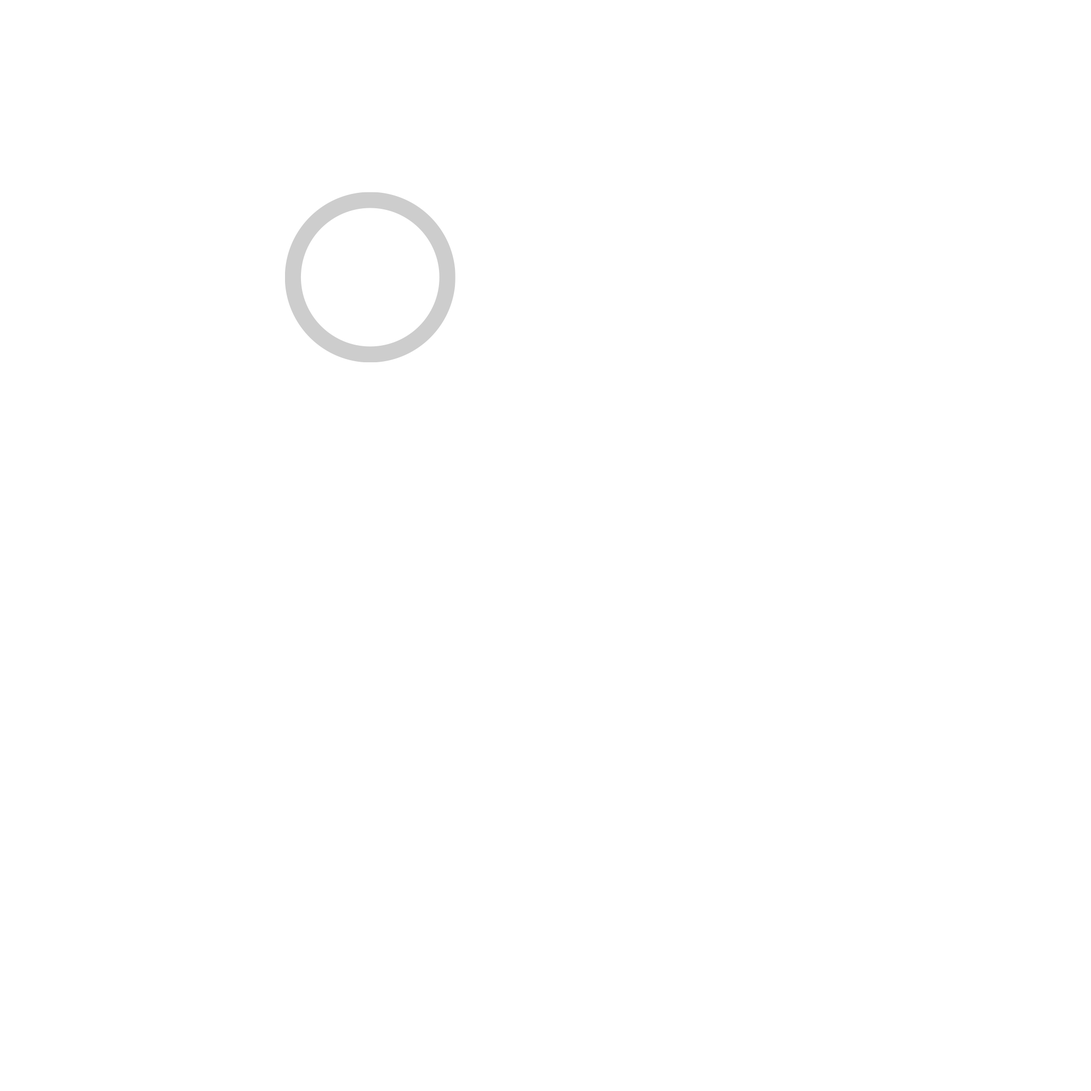
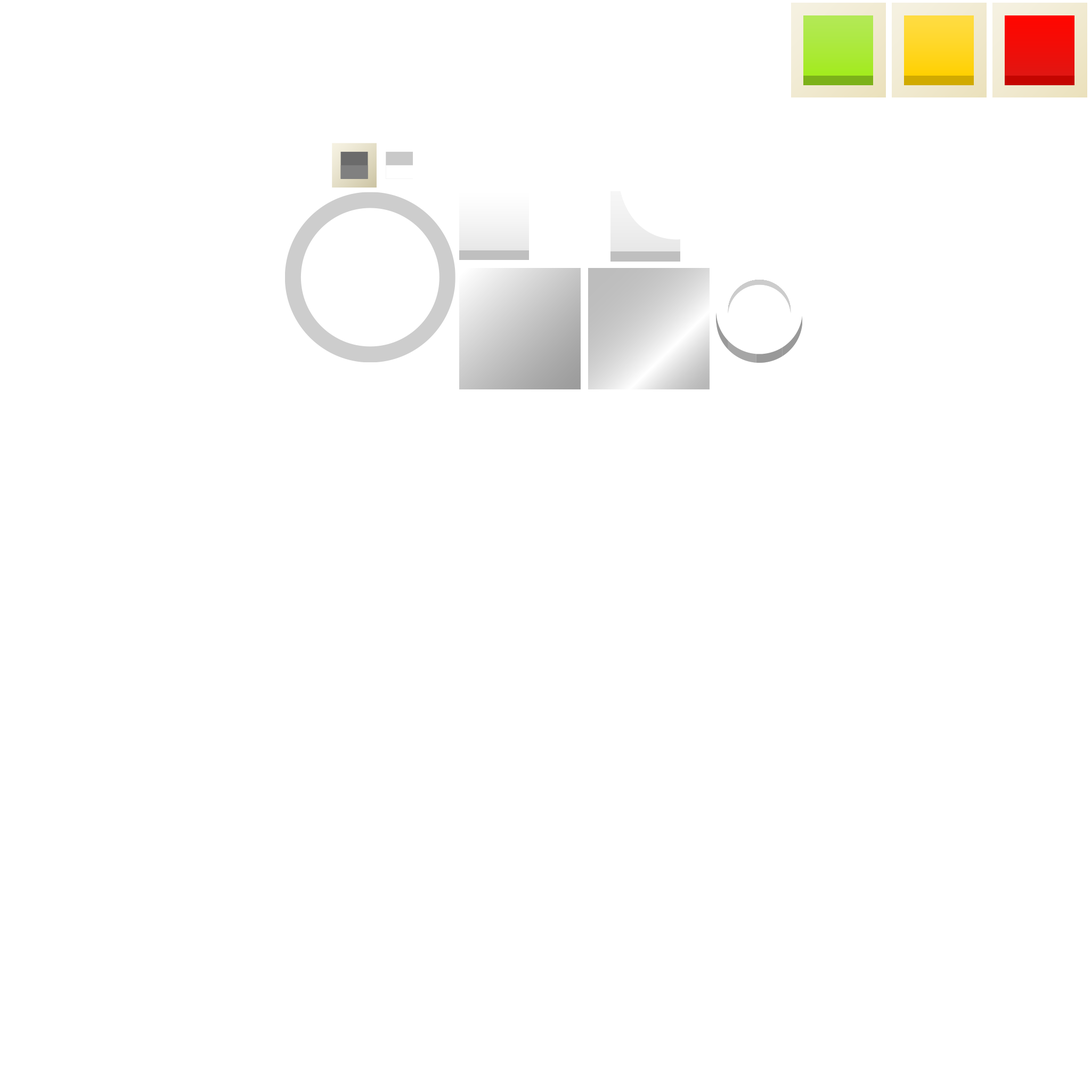
Two versions of the same layered image (1091px x 1091px). Layer-by-layer changes:
added layer "Layer 26" above "Layer 24" over [716, 279, 803, 363]
added layer "Layer 24" above "Векторный смарт-объект" over [610, 191, 681, 262]
added layer "Layer 21" above "Layer 20" over [610, 191, 681, 262]
added layer "Layer 20" above "Layer 19" over [332, 142, 414, 189]
added layer "Layer 13" above "Layer 12" over [588, 268, 710, 390]
added layer "Layer 12" above "Layer 11" over [459, 268, 581, 390]
added layer "Layer 11" above "Layer 10" over [791, 2, 887, 98]
added layer "Layer 10" above "Layer 9" over [892, 2, 988, 98]
added layer "Layer 9" above "Layer 8" over [992, 2, 1088, 98]
added layer "Layer 8" above "Layer 7" over [459, 200, 530, 261]
